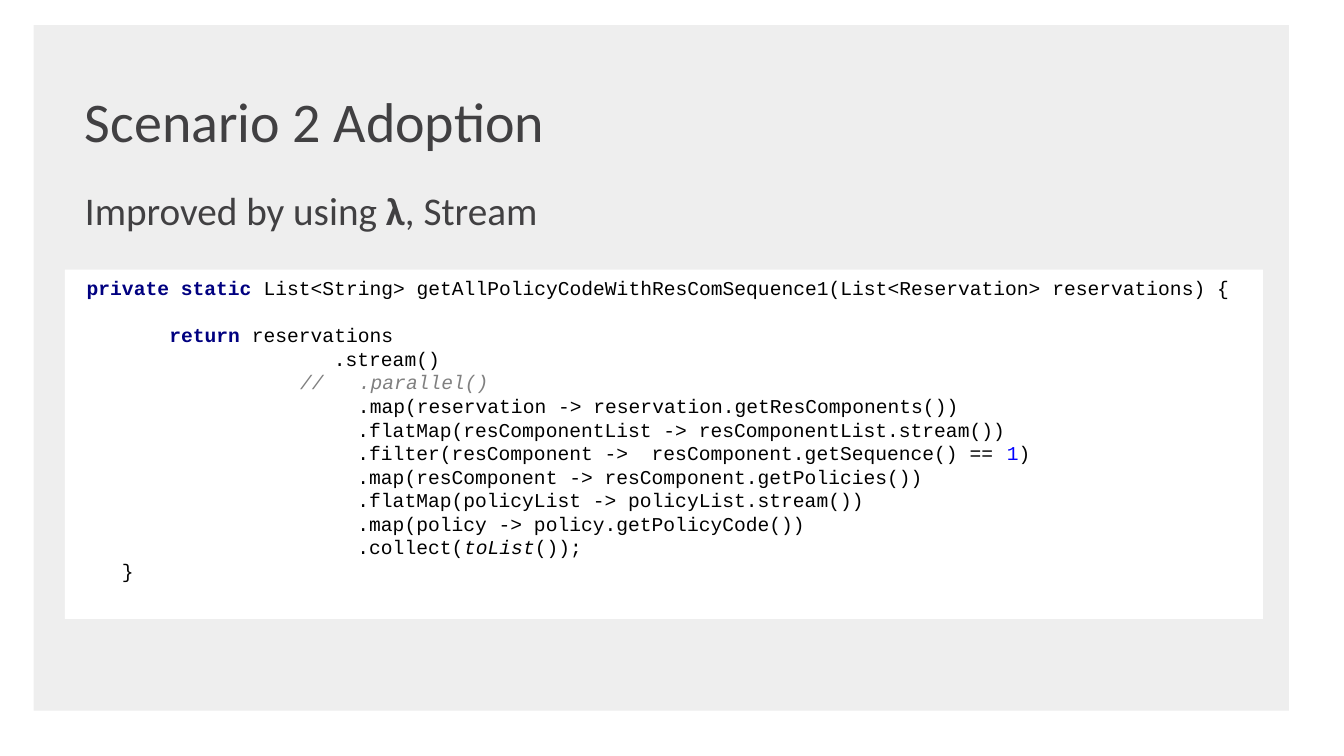
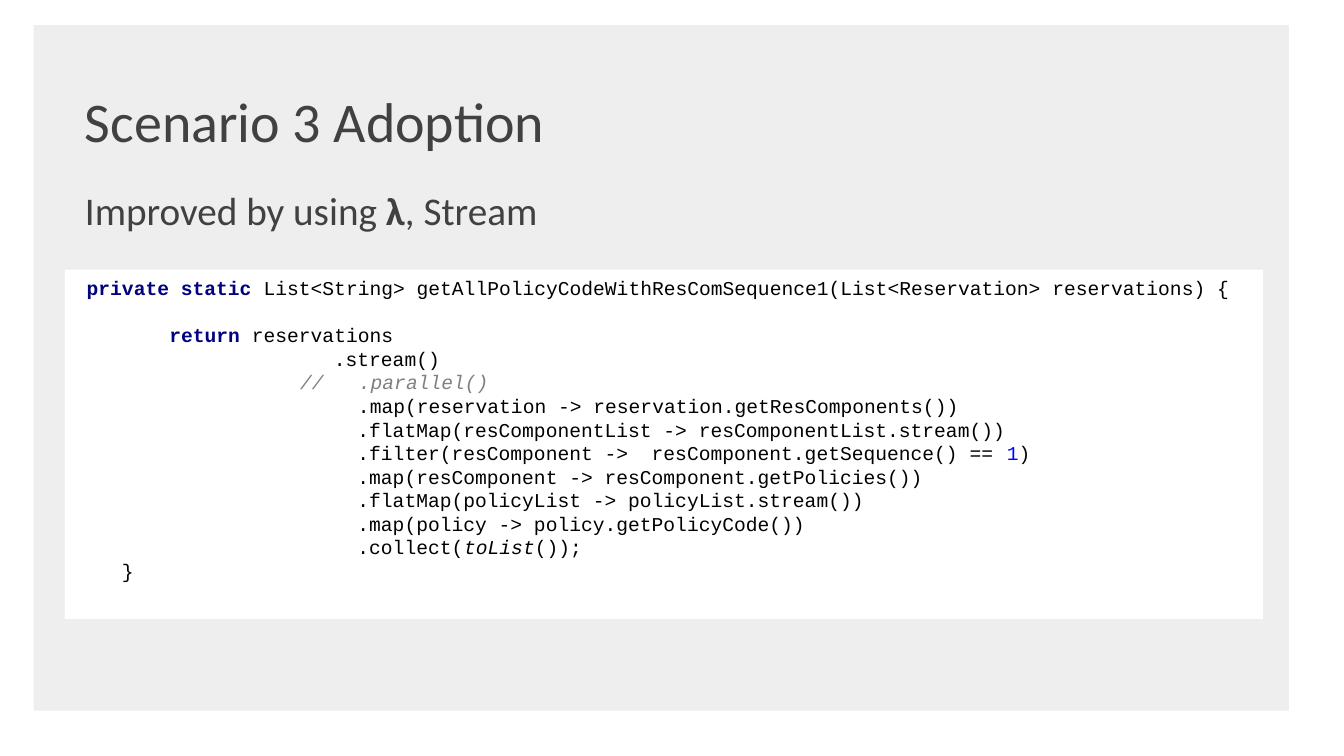
Before and after one commit to shaojie-xu-kp/Java8_lunch_learn, a slide deck: slide 43 of Java 8 & TDP.pptx (slide 41 before the commit). Drawn at 1344x756 pixels with LibreOffice and Linux fonts; fonts in the diff are those of the drawing; background and template pictures are left out. Boxes give left, top, right and bottom in pixels: in the first picture for what was removed or moved away, otherwise in the second. Text is boxed around its words. In the diff, an @@ line names an element or a change of style, - is before the commit and + after.

```diff
--- a/Java 8 & TDP.pptx
+++ b/Java 8 & TDP.pptx
@@ text at <box>85,103,544,151</box>: text changed @@
-Scenario 2 Adoption
+Scenario 3 Adoption
```
Also in this commit, not shown: 6 other slides changed, 2 slides added.
